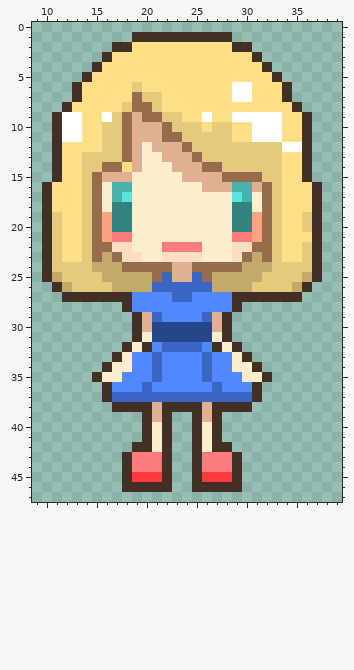
Pixel-art sprite -- src/view/Resources/GoldGirl.png. The picture above is the old version.
The file is 48x48 pixels. Shown: x 9..39, y 0..47.
The same view after the edit:
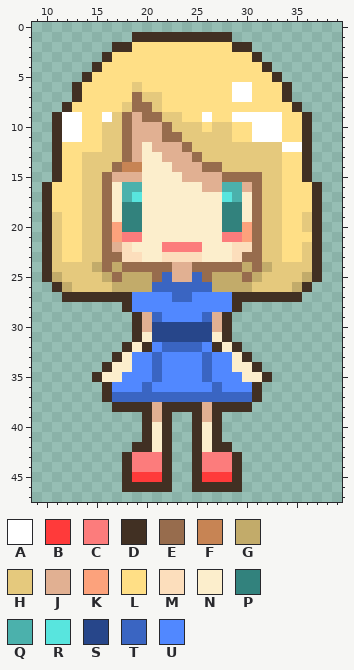
Palette (. is transparent): A #ffffff  B #ff3a3a  C #fc7c7c  D #413023  E #976c4d  F #c78454  G #c2ab6a  H #e5c97d  J #e1b092  K #fca27c  L #ffdf86  M #fcdebc  N #fceecc  P #32827d  Q #4bb1ac  R #58e5de  S #27468a  T #3a65c2  U #5188ff
Diff:
@@ x 9..39 @@
 13 ..DLLHHHHEJNNJJJEHHHHHHHHLLD...
-14 ..DLLHHEELJNNNJJJEEHHHHHHLLD...
-15 ..DLLHEJJJNNNNNJJJJEEEEHHLLD...
-16 .DLLLHENQQNNNNNNNJJJQQJEHLLLD..
-17 .DLLLHENQRNNNNNNNNNNRQNEHLLLD..
-18 .DLLLHENPPNNNNNNNNNNPPNEHLLLD..
-19 .DHLLHEKPPNNNNNNNNNNPPKEHLLHD..
-20 .DHLLHEKPPNNNNNNNNNNPPKEHLLHD..
-21 .DHLLHEKCCNNNNNNNNNNCCKEHLLLD..
-22 .DHLLHEEMMNNNCCCCNNNMMEEHLLHD..
-23 .DHLLHEGEMMNNMMMMNNNMEGEHLLHD..
-24 .DHHHHGGGEEEEEJJEEEEEGGGHHHHD..
-25 .DGHHHHGGGGGETJJTEGGGGGHHHHGD..
+14 ..DLLHHHEFFNNNJJJEEHHHHHHLLD...
+15 ..DLLHHEJJJNNNNJJJJEEEEHHLLD...
+16 .DLLLHHENQQNNNNNNJJQQJEHHLLLD..
+17 .DLLLHHENQRNNNNNNNNRQNEHHLLLD..
+18 .DLLLHHENPPNNNNNNNNPPNEHHLLLD..
+19 .DHLLHHENPPNNNNNNNNPPNEHHLLHD..
+20 .DHLLHHEKPPNNNNNNNNPPKEHHLLHD..
+21 .DHLLHHEKCCNNNNNNNNCCKEHHLLLD..
+22 .DHLLHHEJMNNNCCCCNNNMMEHHLLHD..
+23 .DHLLHHEEMMNNMMMMNNNMEEHHLLHD..
+24 .DHHHHGEGEEEEEJJEEEEEGEGHHHHD..
+25 .DGHHHHGEGGGETJJTEGGGEGHHHHGD..
 26 ..DGHHHHGGGGTTTTTTGGGGHHHHGD...
Where, in picture pixels (left, top, right, bottom), the same in both pictures:
changed: (92, 162, 142, 282)
changed: (222, 182, 272, 282)
